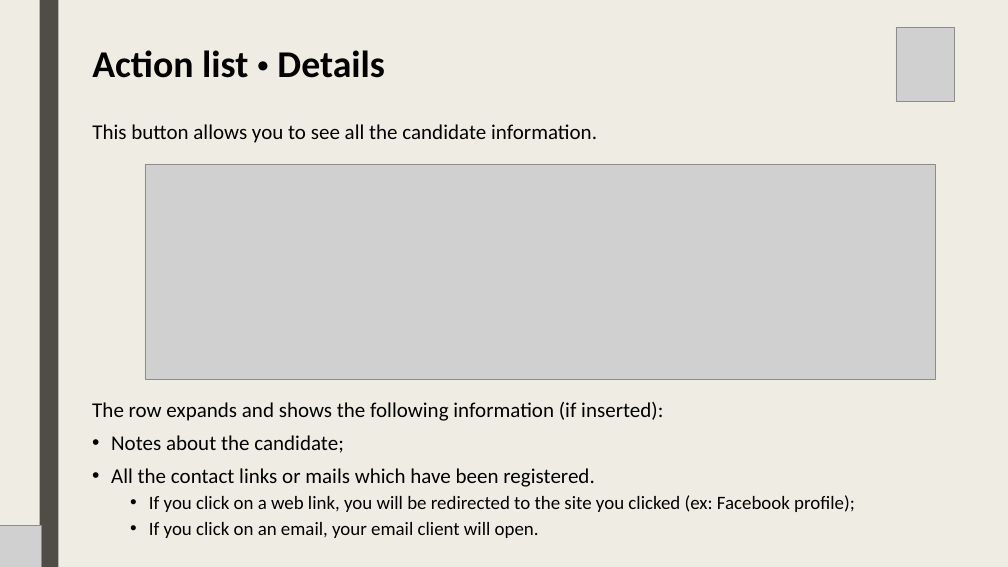
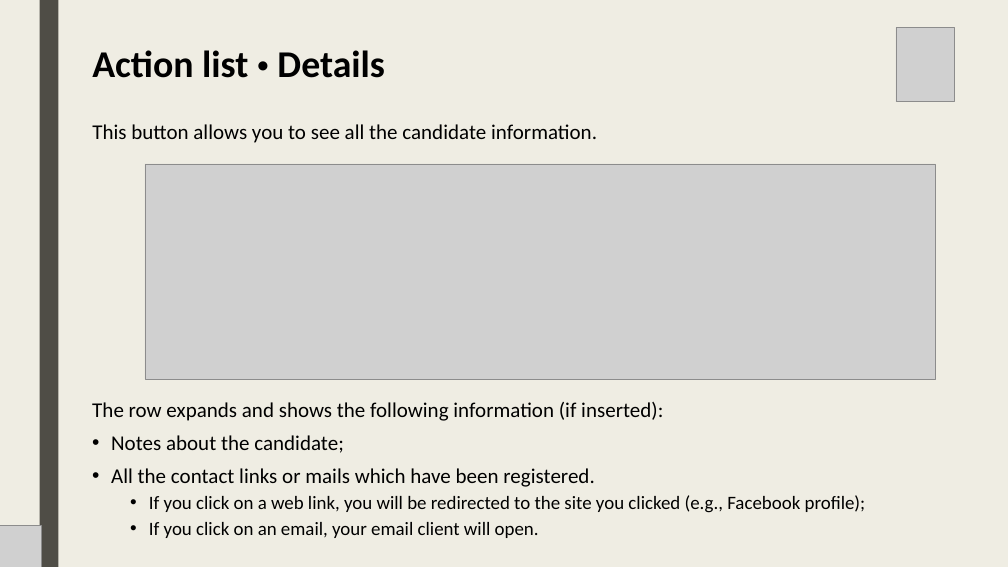
Before and after one commit to lt-scuolalavoro/suit, a slide deck: slide 10 of resources/EN - Suit Database + Backup Slides.pptx. Drawn at 1008x567 pixels with LibreOffice and Linux fonts; fonts in the diff are those of the drawing; grey boxes stand for pictures. Boxes give left, top, right and bottom in pixels: in the first picture for what was removed or moved away, otherwise in the second. Text is boxed around its words. In the diff, an @@ line names an element or a change of style, - is before the commit and + after.

```diff
--- a/resources/EN - Suit Database + Backup Slides.pptx
+++ b/resources/EN - Suit Database + Backup Slides.pptx
@@ text at <box>149,495,866,513</box>: text changed @@
-  • If you click on a web link, you will be redirected to the site you clicked (ex: Facebook profile);
+  • If you click on a web link, you will be redirected to the site you clicked (e.g., Facebook profile);
```
Also in this commit, not shown: 7 other slides changed, 1 other file.
